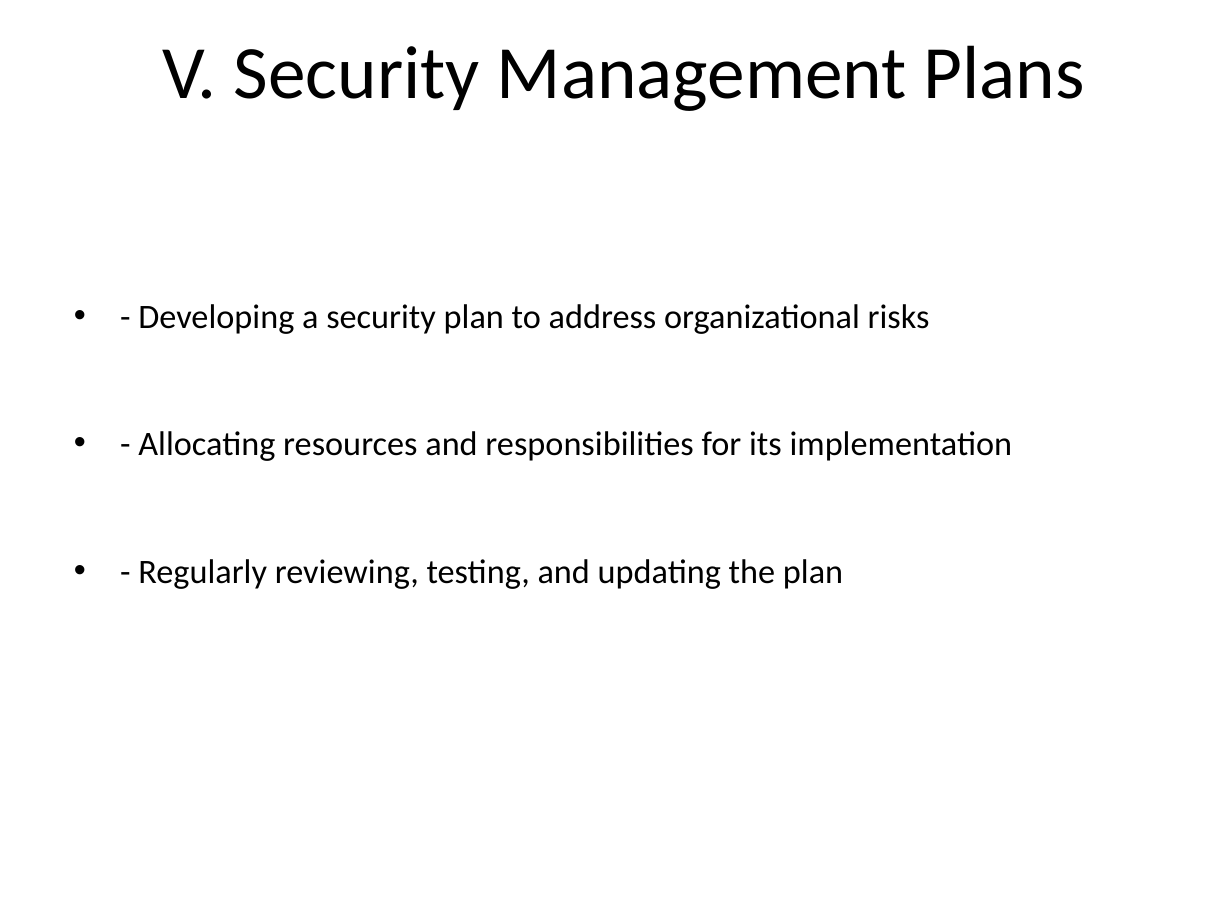
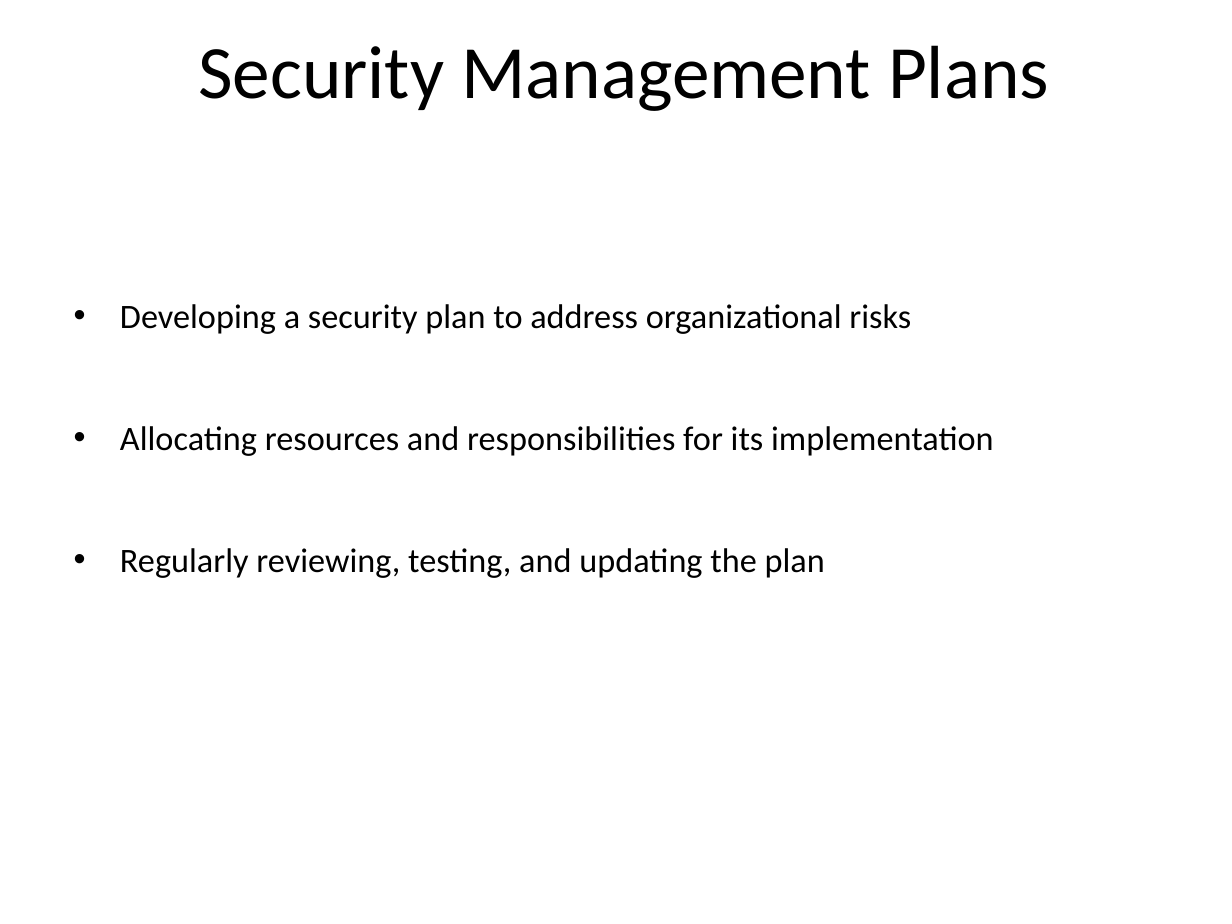
Before and after one commit to tal-training/secure-development, a slide deck: slide 21 of Day1/Introduction to Information Security/0-Introduction-to-Information-Security.md.pptx. Drawn at 1232x924 pixels with LibreOffice and Linux fonts; fonts in the diff are those of the drawing. Boxes give left, top, right and bottom in pixels: in the first picture for what was removed or moved away, otherwise in the second. Text is boxed around its words. In the diff, an @@ line names an element or a change of style, - is before the commit and + after.

```diff
--- a/Day1/Introduction to Information Security/0-Introduction-to-Information-Security.md.pptx
+++ b/Day1/Introduction to Information Security/0-Introduction-to-Information-Security.md.pptx
@@ title at (198, 45, 1049, 111): text changed @@
-V. Security Management Plans
+Security Management Plans
@@ text at (120, 304, 994, 578): text changed @@
-• - Developing a security plan to address organizational risks
-• - Allocating resources and responsibilities for its implementation
-• - Regularly reviewing, testing, and updating the plan
+• Developing a security plan to address organizational risks
+• Allocating resources and responsibilities for its implementation
+• Regularly reviewing, testing, and updating the plan
```
Also in this commit, not shown: 28 other slides changed, 6 other files.
